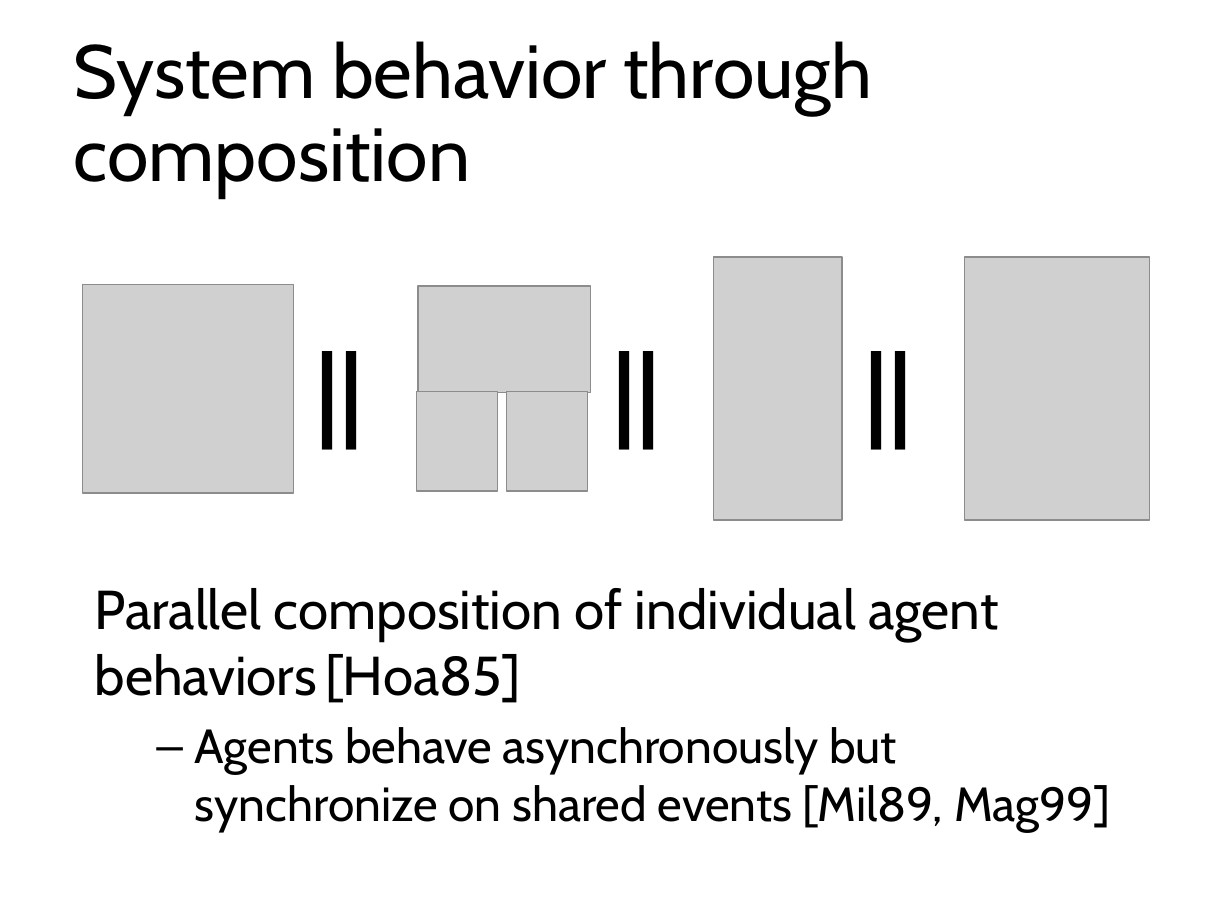
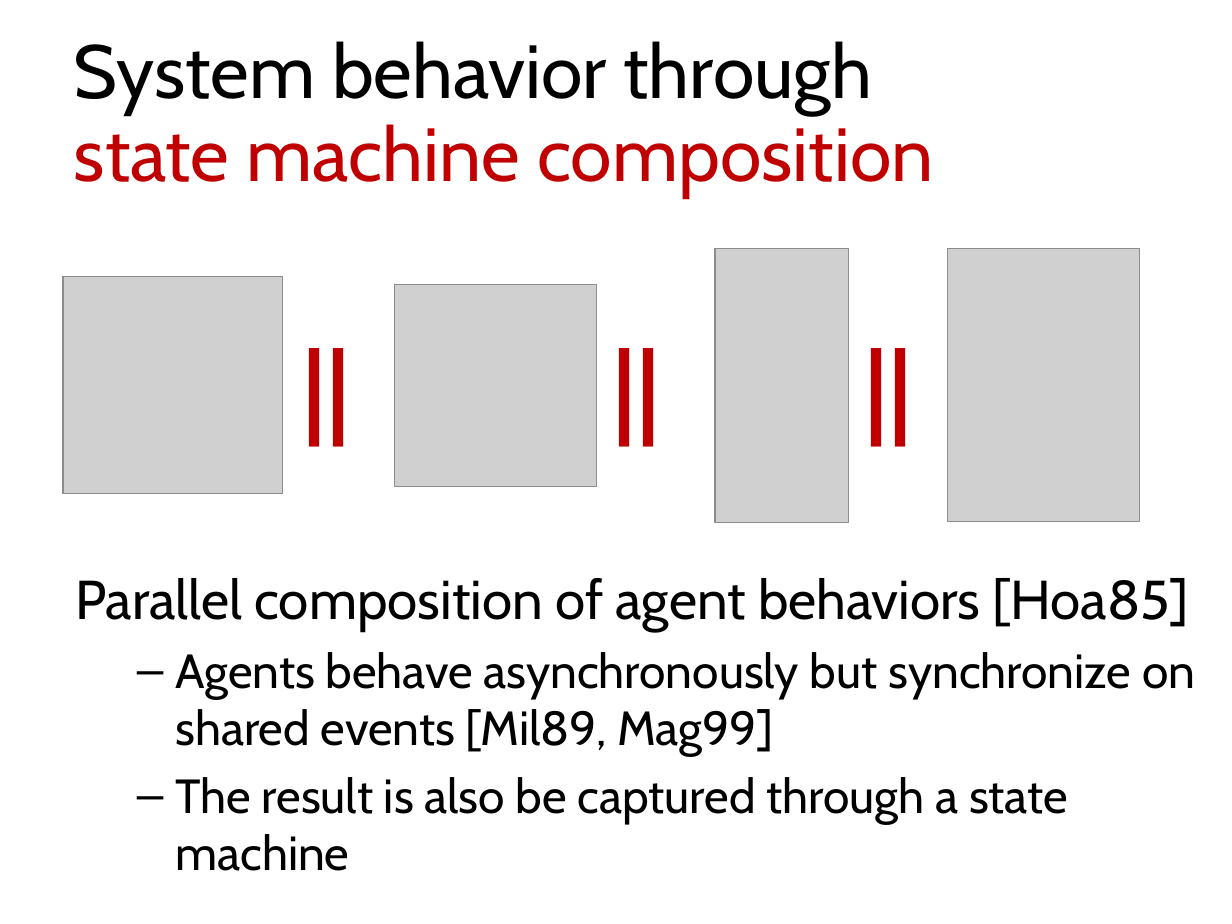
Before and after one commit to blambeau/phd, a slide deck: slide 26 of public-defense/slides.pptx (slide 24 before the commit). Drawn at 1232x924 pixels with LibreOffice and Linux fonts; fonts in the diff are those of the drawing; grey boxes stand for pictures. Boxes give left, top, right and bottom in pixels: in the first picture for what was removed or moved away, otherwise in the second. Text is boxed around its words. In the diff, an @@ line names an element or a change of style, - is before the commit and + after.

```diff
--- a/public-defense/slides.pptx
+++ b/public-defense/slides.pptx
@@ title at bbox=[74, 41, 933, 196]: text changed; text colour #000000 to #C00000 @@
-System behavior through
-composition
+System behavior through
+state machine composition
@@ picture: place and size @@
-picture at bbox=[713, 257, 843, 521]
+picture at bbox=[715, 249, 849, 522]
@@ picture: place and size @@
-picture at bbox=[965, 257, 1149, 520]
+picture at bbox=[947, 249, 1140, 522]
@@ picture: place and size @@
-picture at bbox=[83, 285, 294, 493]
+picture at bbox=[63, 277, 282, 494]
@@ picture added at bbox=[394, 285, 596, 487] @@
@@ picture removed at bbox=[418, 286, 590, 392] @@
@@ text colour #000000 to #C00000 in 3 elements at bbox=[601, 317, 703, 453], bbox=[853, 317, 955, 453], bbox=[291, 317, 393, 453] @@
@@ text "||": place and size @@
-text "||" at bbox=[303, 320, 405, 457]
+text "||" at bbox=[291, 317, 393, 453]
@@ picture removed at bbox=[416, 392, 498, 492] @@
@@ picture removed at bbox=[506, 392, 588, 492] @@
@@ text "Parallel composition of agent behaviors ...": place and size @@
-text "Parallel composition of agent behaviors ..." at bbox=[95, 588, 1110, 832]
+text "Parallel composition of agent behaviors ..." at bbox=[75, 578, 1195, 871]
@@ text at bbox=[75, 578, 1189, 632]: text changed @@
-Parallel composition of individual agent behaviors [Hoa85]
+Parallel composition of agent behaviors [Hoa85]
@@ text at bbox=[175, 777, 1068, 871]: paragraph added @@
+  – The result is also be captured through a state machine
```
Also in this commit, not shown: 44 other slides changed, 14 slides added, 8 slides removed, 9 other files.
